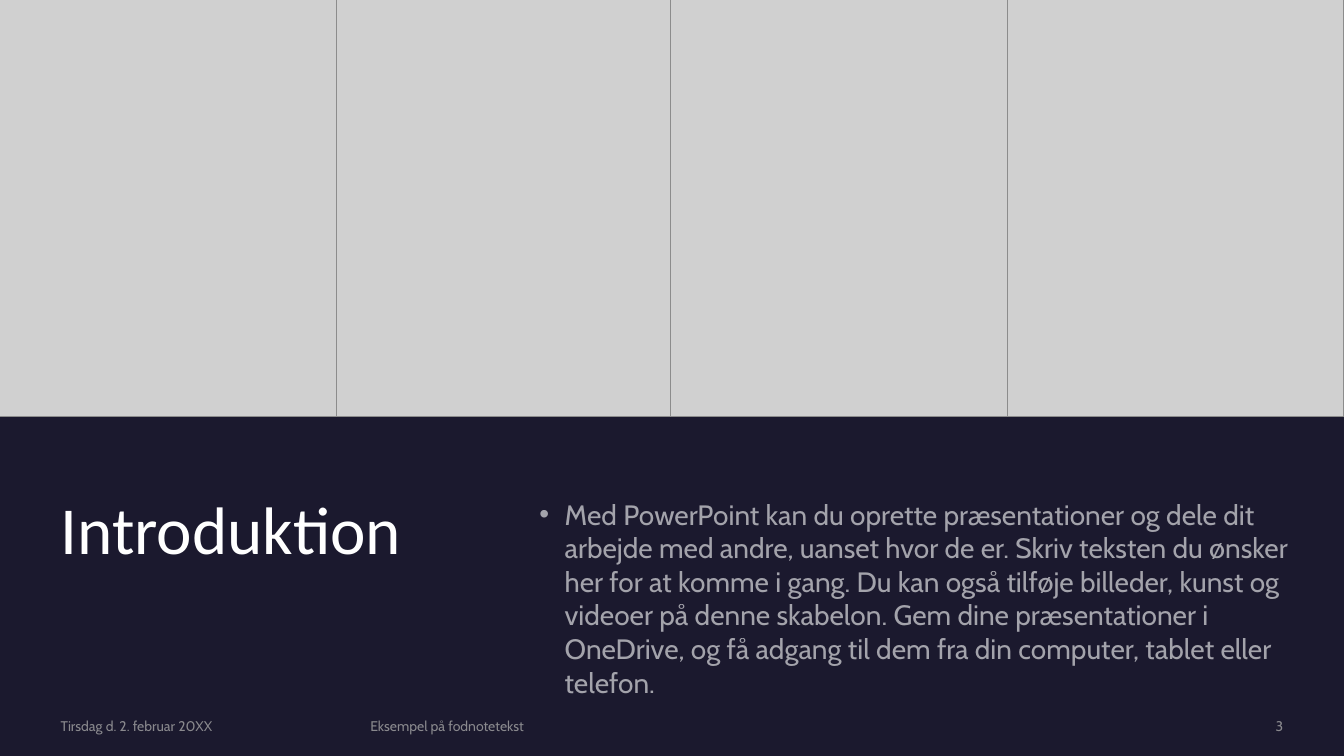
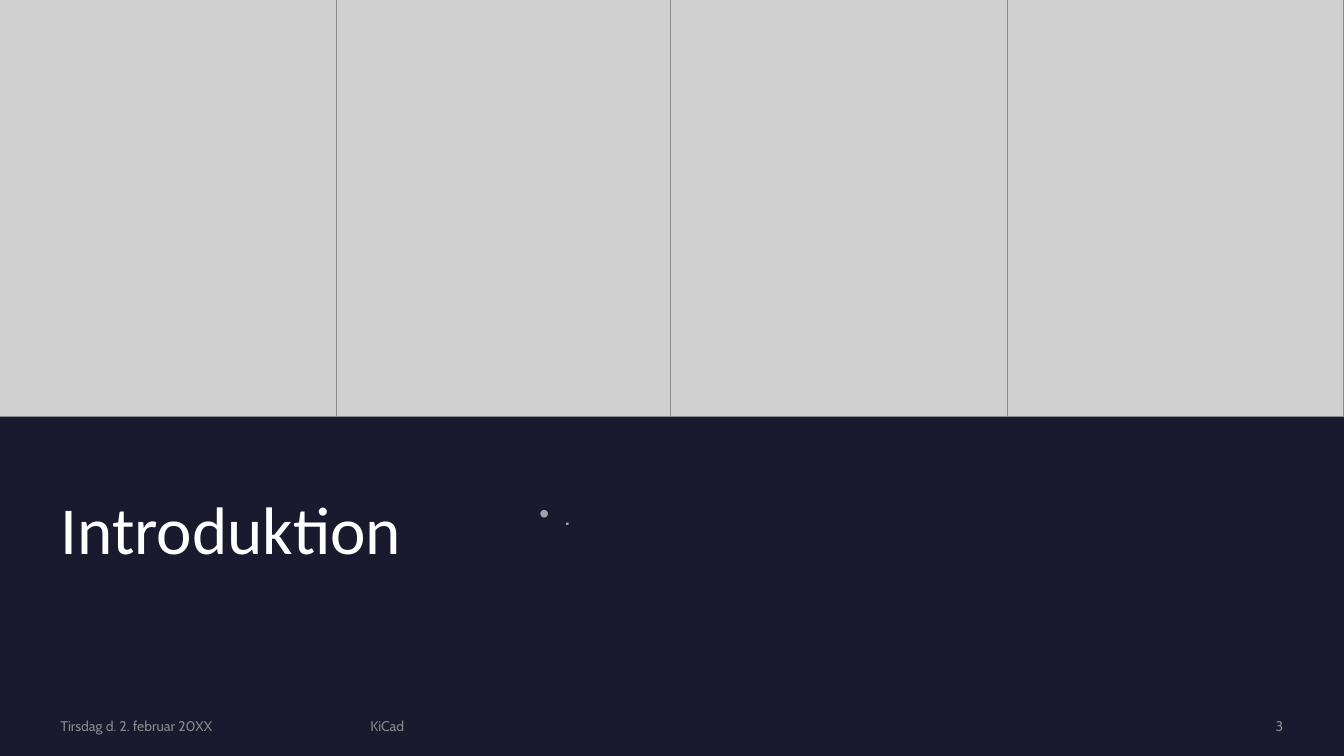
Before and after one commit to IDASeminar/KicadVsOrcad, a slide deck: slide 3 of Kicad 6.pptx. Drawn at 1344x756 pixels with LibreOffice and Linux fonts; fonts in the diff are those of the drawing; grey boxes stand for pictures. Boxes give left, top, right and bottom in pixels: in the first picture for what was removed or moved away, otherwise in the second. Text is boxed around its words. In the diff, an @@ line names an element or a change of style, - is before the commit and + after.

Commit message:
powerpoint update

```diff
--- a/Kicad 6.pptx
+++ b/Kicad 6.pptx
@@ text at <box>565,504,1288,665</box>: text changed @@
-• Med PowerPoint kan du oprette præsentationer og dele dit arbejde med andre, uanset hvor de er. Skriv teksten du ønsker her for at komme i gang. Du kan også tilføje billeder, kunst og videoer på denne skabelon. Gem dine præsentationer i OneDrive, og få adgang til dem fra din computer, tablet eller telefon.
+• .
@@ text at <box>370,720,404,731</box>: text changed @@
-Eksempel på fodnotetekst
+KiCad
```
Also in this commit, not shown: 2 other slides changed, 6 slides added, 28 other files.
